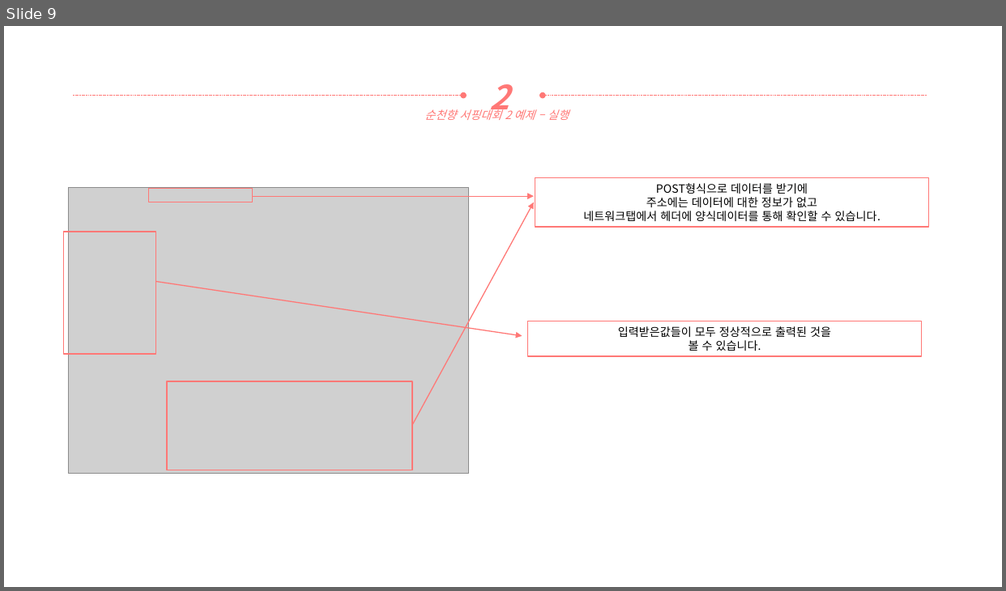
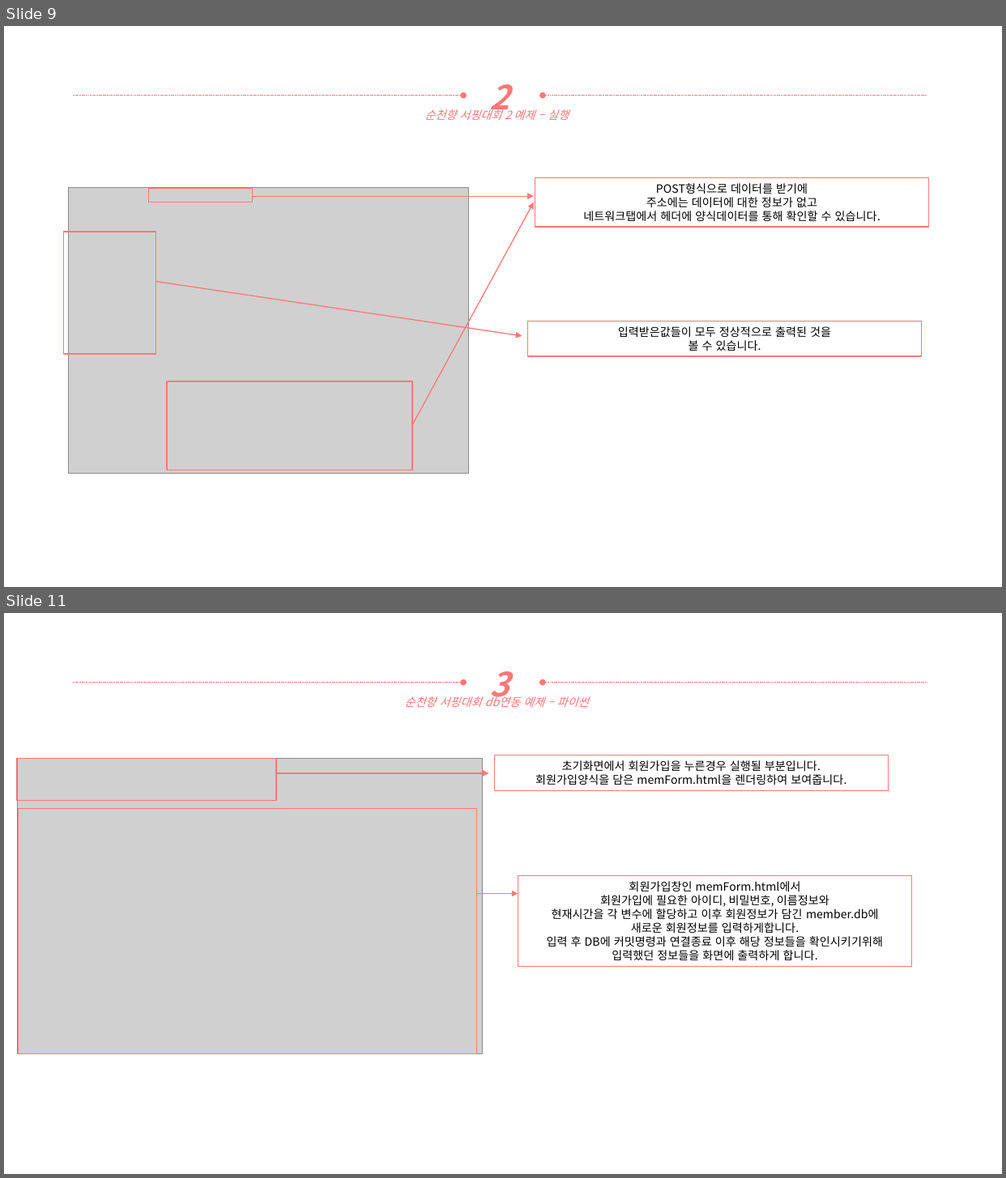
Before and after one commit to yooatom2200/Programing_Base_2, a slide deck: 6장/20164091-송희령-6주차 과제.pptx. Shown one above the other, each under a label of ours: slide 9 before the commit, slides 9 and 11 after it; the slides between them are not shown. The pictures are 1006x591 and 1006x1178 pixels, drawn with LibreOffice and Linux fonts; fonts in the diff are those of the drawing; grey boxes stand for pictures. Boxes give left, top, right and bottom in pixels: in the first picture for what was removed or moved away, otherwise in the second. Text is boxed around its words. In the diff, an @@ line names an element or a change of style, - is before the commit and + after.

```diff
--- a/6장/20164091-송희령-6주차 과제.pptx
+++ b/6장/20164091-송희령-6주차 과제.pptx
@@ slide 11 added at bbox=[4, 613, 1002, 1174], background #FFFFFF @@
@@ arrow added from (73, 683) to (463, 683), #FF7876 0.5 pt dashed @@
@@ text added at bbox=[490, 671, 509, 705], 32 pt, text #FF7876, bold, italic @@
+3
@@ arrow added from (927, 683) to (543, 683), #FF7876 0.5 pt dashed @@
@@ text added at bbox=[404, 695, 589, 707], 11 pt, text #FF7876, italic @@
+순천향 서핑대회 db연동 예제 – 파이썬
@@ picture added at bbox=[17, 758, 483, 1054] @@
@@ rectangle added at bbox=[17, 758, 276, 800], outline #FF7876 1 pt @@
@@ rectangle added at bbox=[494, 756, 889, 790], outline #FF7876 1 pt, 11 pt, text #000000 @@
+초기화면에서 회원가입을 누른경우 실행될 부분입니다.
+회원가입양식을 담은 memForm.html을 렌더링하여 보여줍니다.
@@ arrow added from (276, 773) to (489, 773), #FF7876 1 pt @@
@@ rectangle added at bbox=[19, 808, 477, 1054], outline #FF7876 1 pt @@
@@ rectangle added at bbox=[518, 875, 912, 966], outline #FF7876 1 pt, 11 pt, text #000000 @@
+회원가입창인 memForm.html에서
+회원가입에 필요한 아이디, 비밀번호, 이름정보와
+현재시간을 각 변수에 할당하고 이후 회원정보가 담긴 member.db에
+새로운 회원정보를 입력하게합니다.
+입력 후 DB에 커밋명령과 연결종료 이후 해당 정보들을 확인시키기위해
+입력했던 정보들을 화면에 출력하게 합니다.
@@ arrow added from (477, 894) to (518, 894), #FF7876 1 pt @@
```
Also in this commit, not shown: 10 other slides added, 7 other files.
